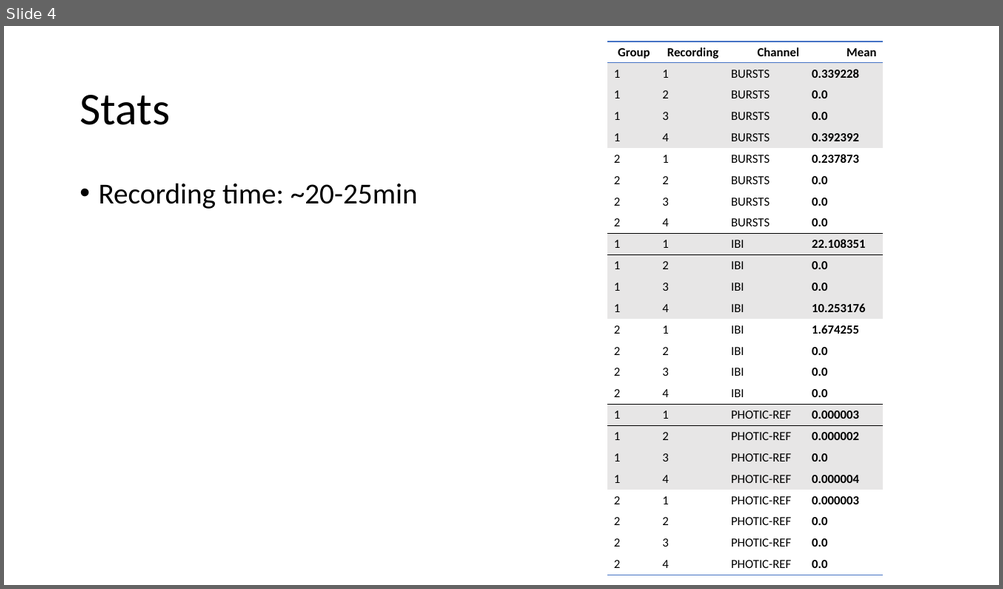
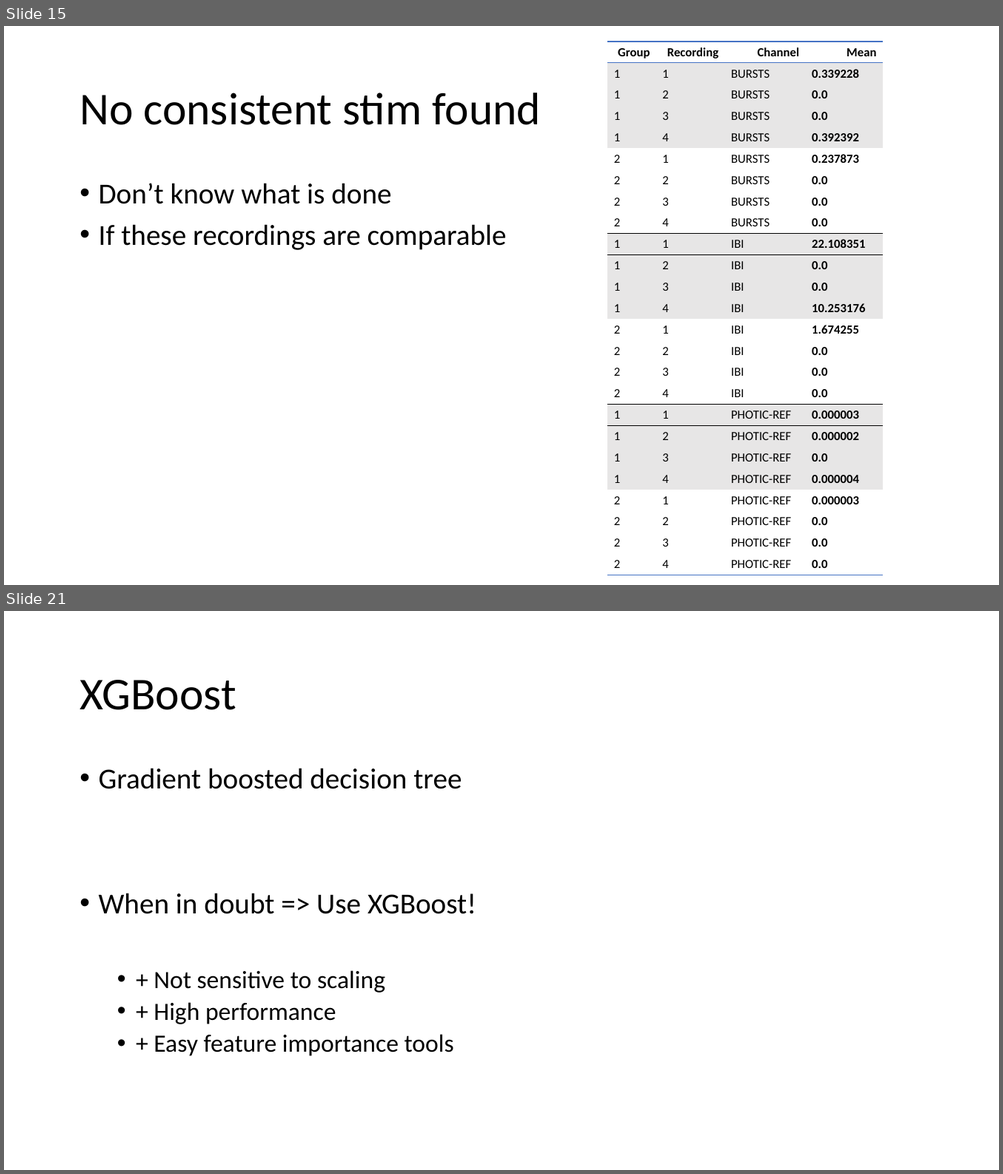
Before and after one commit to JeroenBuil/deegtal_coding_task, a slide deck: reports/dEEGtal interview presentation - Jeroen Buil.pptx. Shown one above the other, each under a label of ours: slide 4 before the commit, slides 15 and 21 after it; the slides between them are not shown. The pictures are 1003x589 and 1003x1174 pixels, drawn with LibreOffice and Linux fonts; fonts in the diff are those of the drawing. Boxes give left, top, right and bottom in pixels: in the first picture for what was removed or moved away, otherwise in the second. Text is boxed around its words. In the diff, an @@ line names an element or a change of style, - is before the commit and + after.

```diff
--- a/reports/dEEGtal interview presentation - Jeroen Buil.pptx
+++ b/reports/dEEGtal interview presentation - Jeroen Buil.pptx
@@ slide 21 added at [4, 611, 999, 1170], background #FFFFFF @@
@@ title added at [79, 680, 236, 710], 44 pt, text #000000 @@
+XGBoost
@@ text added at [99, 768, 476, 1056], 24 pt, text #000000 @@
+• Gradient boosted decision tree
+• When in doubt => Use XGBoost!
+  • + Not sensitive to scaling
+  • + High performance
+  • + Easy feature importance tools
@@ what was slide 4 is now slide 15 @@
@@ slide 15 changed as well @@
@@ title at [79, 93, 540, 125]: text changed @@
-Stats
+No consistent stim found
@@ text at [99, 183, 506, 250]: text changed @@
-• Recording time: ~20-25min
+• Don’t know what is done
+• If these recordings are comparable
```
Also in this commit, not shown: 4 other slides changed, 20 other slides added, 7 slides removed, 1 other file.
